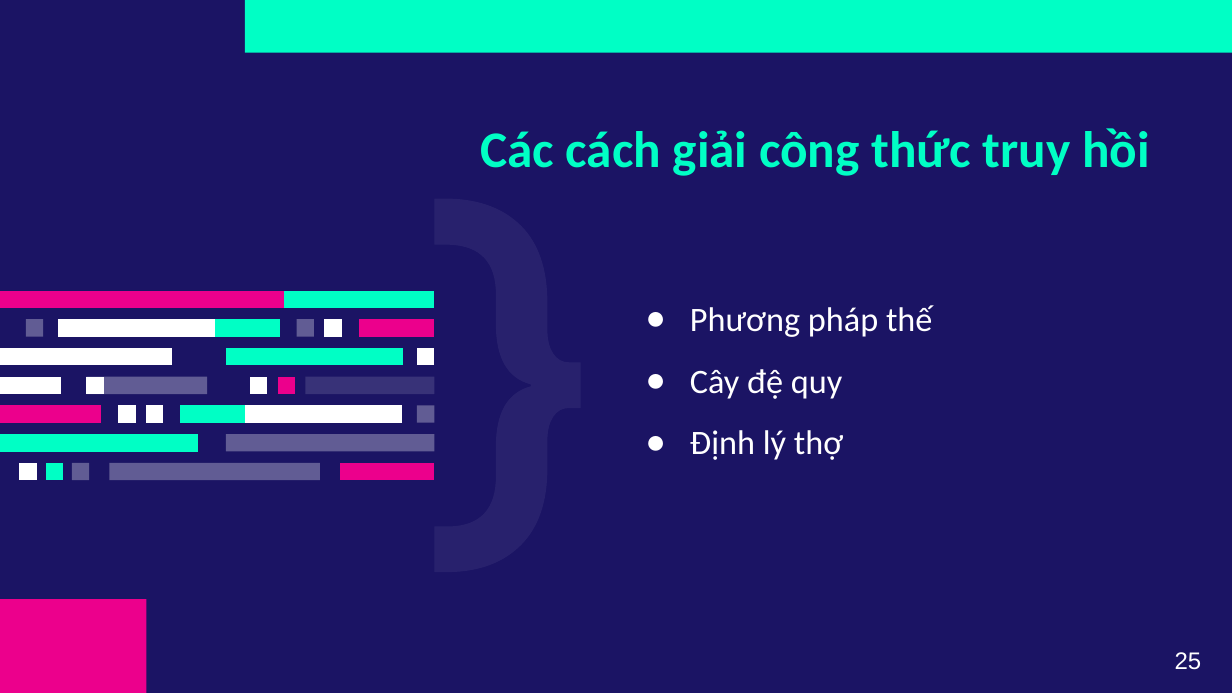
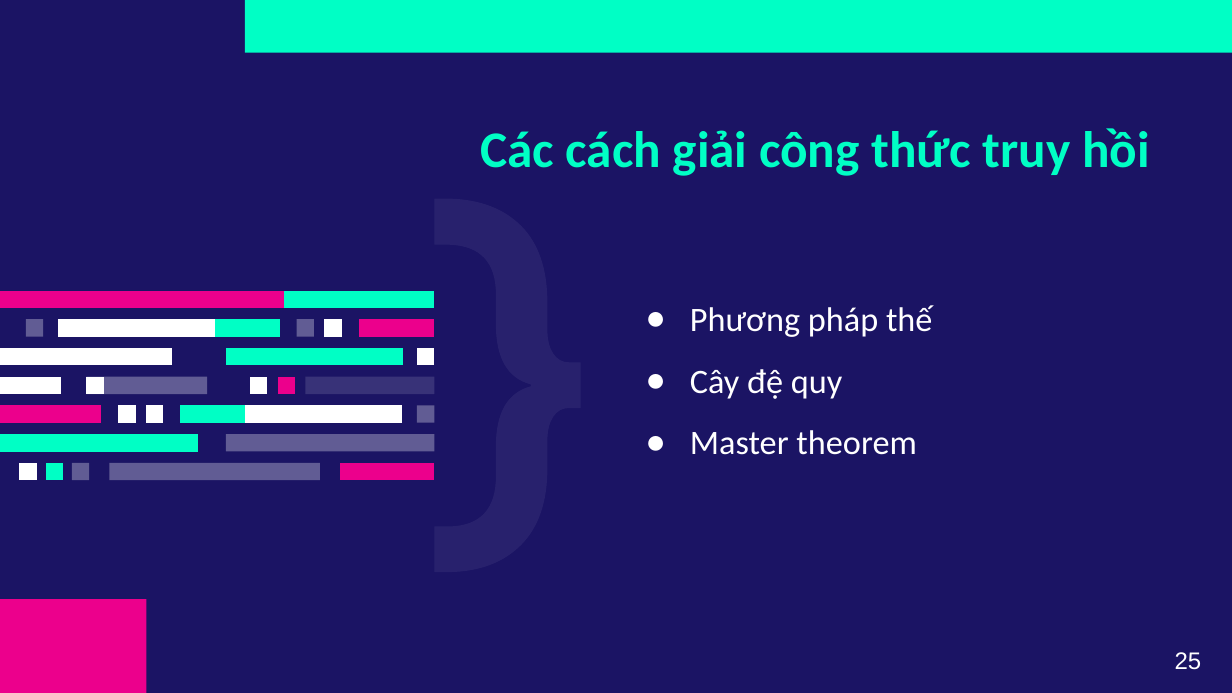
Before and after one commit to bach04py/CS112-group5, a slide deck: slide 27 of Disscuss/AnalyzeComplexityRecursionAlgorithm_Group5.pptx. Drawn at 1232x693 pixels with LibreOffice and Linux fonts; fonts in the diff are those of the drawing. Boxes give left, top, right and bottom in pixels: in the first picture for what was removed or moved away, otherwise in the second. Text is boxed around its words. In the diff, an @@ line names an element or a change of style, - is before the commit and + after.

```diff
--- a/Disscuss/AnalyzeComplexityRecursionAlgorithm_Group5.pptx
+++ b/Disscuss/AnalyzeComplexityRecursionAlgorithm_Group5.pptx
@@ text at (690, 430, 916, 455): text changed @@
-● Định lý thợ
+● Master theorem
```
Also in this commit, not shown: 2 other slides changed.
